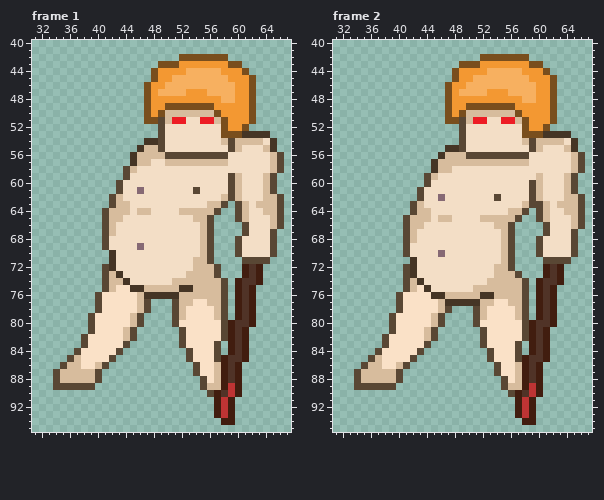
Two versions of one pixel-art file, Assets/Tale and Ale Resources/Monsters/Children/Big Boyo.aseprite. Above is the file before it was changed.
96x96 pixels, 5 frames. Shown: frame 1: x 31..67, y 40..95; frame 2: x 31..67, y 40..95. The commit also changed other frames, which this record leaves out.
And afterwards:
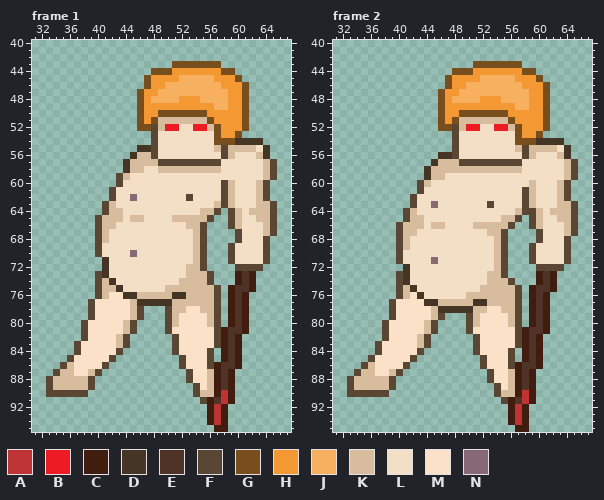
Palette (. is transparent): A #be3434  B #ed1c24  C #411d0f  D #453525  E #503327  F #594734  G #794e1d  H #f39832  J #f7b060  K #d7bc9d  L #f3dec6  M #fae1c7  N #866974
From old to new:
Frame 1, layers "Head", "Arm", "Big Boyo":
y 42: x 52..58 GGGGGGG -> .......
y 43: x 49..50 GG -> ..; x 52..60 HHHHHHHGG -> GGGGGG...
y 44: x 49..50 HH -> GG; x 53..61 JJJJJHHHG -> HHHHHGG..
y 45: x 47..48 .G -> GH; x 51 J -> H; x 57..58 JJ -> HH; x 60..62 HHG -> G..
y 46: x 58..59 JJ -> HH; x 61..62 HG -> G.
y 47: x 46..47 .G -> GH; x 53..55 HHH -> JJJ; x 59 J -> H; x 61..62 HG -> G.
y 48: x 46..51 .GHHHH -> GHJJJJ; x 55..57 HHH -> JJJ; x 59 J -> H; x 61..62 HG -> G.
y 49: x 46..47 .G -> GH; x 50..58 GGGGGGGHH -> HHHHHHHJJ; x 61..62 HG -> G.
y 50: x 46..47 .G -> GH; x 50..57 KKKKKKKG -> GGGGGGHH; x 61..62 HG -> G.
y 51: x 46..47 .G -> GH; x 49 F -> K; x 51..58 BBLLBBKG -> KKKKKGHH; x 61..62 HG -> G.
y 52: x 46..51 ...FLL -> GGFKBB; x 54..58 LLLLG -> BBKGH
y 53: x 48..49 .F -> FL; x 57..59 LGG -> GHH; x 61..64 DDDD -> ....
y 54: x 47..49 DDF -> .FL; x 57..65 LKFKKKKLD -> GGGDDDD..
y 55: x 47..49 KKF -> DFL; x 57..59 LLF -> KFK; x 61..62 LL -> KK; x 64..65 KD -> D.
y 56: x 48..57 KKFFFFFFFF -> FLLLLLLLLL; x 59 L -> K; x 63..66 LLKF -> KD..
y 57: x 44..45 .D -> DK; x 48..58 LLKKKKKKKKK -> KFFFFFFFFFL; x 64..66 LKF -> KF.
y 58: x 44 F -> D; x 46 L -> K; x 49..57 LLLLLLLLL -> KKKKKKKKK; x 64..66 LKF -> KF.
y 59: x 43..44 .F -> FK; x 59..60 FK -> LL
y 60: x 58..60 LFK -> FKL; x 63..65 LKF -> KF.
y 61: x 42..43 .F -> FL; x 46 N -> L; x 54 F -> L; x 58..60 LFK -> FKL; x 63..65 LKF -> KF.
y 62: x 43 K -> L; x 45 L -> N; x 53 L -> F; x 58..60 KFK -> FKL; x 63..66 LKKF -> KF..
y 63: x 41..44 .FKK -> FKLL; x 56 K -> L; x 59..61 .FK -> KLL; x 65..66 KF -> F.
y 64: x 44 K -> L; x 46..47 KK -> LL; x 52..54 KKK -> LLL; x 59..63 .FKLL -> FKLKK; x 65..66 KF -> F.
y 65: x 40..41 .F -> FK; x 45..46 LL -> KK; x 51..53 LLL -> KKK; x 59..61 .FK -> FKL; x 63..66 LLKF -> KKF.
y 66: x 40..41 .F -> FK; x 53..56 LLKF -> KKF.; x 59..61 ..F -> FKL; x 64..66 LKF -> KF.
y 67: x 40..42 .FK -> FKL; x 54..56 LKF -> KF.; x 60..61 .F -> FL; x 64 L -> K
y 68: x 40..41 .F -> FK; x 54..56 LKF -> KF.; x 64..65 LF -> F.
y 69: x 40..41 .F -> FL; x 46 N -> L; x 54..56 LKF -> KF.; x 59..60 .F -> FL; x 64..65 LF -> F.
y 70: x 40..42 ..D -> FLL; x 45 L -> N; x 54..56 LKF -> KF.; x 59..60 .F -> FL; x 64..65 LF -> F.
y 71: x 41..42 .D -> DL; x 55..56 KF -> F.; x 59..63 ..FFF -> FLLLL
y 72: x 41..42 FD -> DL; x 53 L -> K; x 55..57 KKF -> F..; x 60..63 .CEC -> FFFF
y 73: x 40..43 .FKD -> FDLL; x 56..57 KF -> F.; x 60..63 .CEC -> CEC.
y 74: x 40..44 .FKKD -> FKDLL; x 51 K -> L; x 56..58 KKF -> F..; x 62..63 EC -> C.
y 75: x 40..41 .F -> FK; x 43..49 MMDDKKK -> DLLLLLL; x 52..53 DD -> KK; x 57..60 KF.C -> F.CE
y 76: x 41 M -> K; x 44..45 MM -> DD; x 47..50 DDDD -> KKKK; x 52 K -> D; x 57..62 KF.CEC -> F.CEC.
y 77: x 39..40 .F -> FM; x 45..51 MKF...F -> KDDDDDK; x 54..55 MM -> KK; x 57..62 KF.CEC -> F.CEC.
y 78: x 39..40 .F -> FM; x 45..47 MKF -> KF.; x 50..51 .F -> FK; x 55..62 MMKF.CEC -> KKF.CEC.
y 79: x 50..52 .FK -> FKM; x 56..62 MKF.CEC -> KF.CEC.
y 80: x 38..39 .F -> FM; x 44..46 MKF -> KF.; x 50..51 .F -> FK; x 56..58 MMF -> KF.; x 61..62 EC -> C.
y 81: x 38..39 .F -> FM; x 50..52 ..F -> FMM; x 57..59 MFC -> FCE
y 82: x 43..45 MKF -> KF.; x 51..52 .F -> FM; x 57..61 MFCEC -> FCEC.
y 83: x 37..38 .F -> FM; x 43 M -> K; x 51..52 .F -> FM; x 58..61 .CEC -> CEC.
y 84: x 51..53 ..F -> FMM; x 56..61 MF.CEC -> F.CEC.
y 85: x 37 K -> M; x 52..53 .F -> FM; x 56..57 MF -> F.; x 60..61 EC -> C.
y 86: x 37 K -> M; x 40 K -> M; x 52..54 ..F -> FMM; x 56..58 MKC -> FCE
y 87: x 37..38 KK -> MM; x 53..54 .F -> FM; x 56..60 MKCEC -> KCEC.
y 88: x 33..34 .F -> FK; x 39..40 KF -> F.; x 53..60 ..FMKCEC -> FMMKCEC.
y 89: x 33..38 .FFFFF -> FKKKKK; x 54..55 .F -> FM; x 57..60 KCAC -> CEC.
y 90: x 33..38 ...... -> FFFFFF; x 54..56 ..F -> FKK; x 58..60 EAC -> AC.
y 91: x 55..57 ..C -> FCE
y 92..93: x 56..59 .CAC -> CAC.
y 94: x 56..57 .. -> CA; x 59 C -> .
y 95: x 57..58 .. -> CC
Frame 2, layers "Head", "Arm", "Big Boyo":
y 42: x 52..58 GGGGGGG -> .......
y 43: x 49..50 GG -> ..; x 52..60 HHHHHHHGG -> GGGGGG...
y 44: x 49..50 HH -> GG; x 53..61 JJJJJHHHG -> HHHHHGG..
y 45: x 47..48 .G -> GH; x 51 J -> H; x 57..58 JJ -> HH; x 60..62 HHG -> G..
y 46: x 58..59 JJ -> HH; x 61..62 HG -> G.
y 47: x 46..47 .G -> GH; x 53..55 HHH -> JJJ; x 59 J -> H; x 61..62 HG -> G.
y 48: x 46..51 .GHHHH -> GHJJJJ; x 55..57 HHH -> JJJ; x 59 J -> H; x 61..62 HG -> G.
y 49: x 46..47 .G -> GH; x 50..58 GGGGGGGHH -> HHHHHHHJJ; x 61..62 HG -> G.
y 50: x 46..47 .G -> GH; x 50..57 KKKKKKKG -> GGGGGGHH; x 61..62 HG -> G.
y 51: x 46..47 .G -> GH; x 49 F -> K; x 51..58 BBLLBBKG -> KKKKKGHH; x 61..62 HG -> G.
y 52: x 46..51 ...FLL -> GGFKBB; x 54..58 LLLLG -> BBKGH
y 53: x 48..49 .F -> FL; x 57..59 LGG -> GHH; x 61..64 DDDD -> ....
y 54: x 48..49 .F -> FL; x 57..65 LKFKKKKLD -> GGGDDDD..
y 55: x 47..49 DDF -> .FL; x 57..59 LLF -> KFK; x 61..62 LL -> KK; x 64..65 KD -> D.
y 56: x 47..57 KKKFFFFFFFF -> DFLLLLLLLLL; x 59 L -> K; x 63..66 LLKF -> KD..
y 57: x 49..58 KKKKKKKKKK -> FFFFFFFFFL; x 64..66 LKF -> KF.
y 58: x 44..45 .D -> DK; x 48..57 LLLLLLLLLL -> KKKKKKKKKK; x 64..66 LKF -> KF.
y 59: x 44 F -> D; x 46 L -> K; x 60 K -> L
y 60: x 43..44 .F -> FK; x 59..60 FK -> KL; x 63..65 LKF -> KF.
y 61: x 58..60 LFK -> FKL; x 63..65 LKF -> KF.
y 62: x 42..43 .F -> FL; x 46 N -> L; x 54 F -> L; x 58..60 LFK -> FKL; x 63..66 LKKF -> KF..
y 63: x 43 K -> L; x 45 L -> N; x 53 L -> F; x 58..61 KFFK -> FKLL; x 65..66 KF -> F.
y 64: x 41..44 .FKK -> FKLL; x 56 K -> L; x 59..63 .FKLL -> FKLKK; x 65..66 KF -> F.
y 65: x 44 K -> L; x 46..47 KK -> LL; x 52..54 KKK -> LLL; x 59..61 .FK -> FKL; x 63..66 LLKF -> KKF.
y 66: x 40..41 .F -> FK; x 45..46 LL -> KK; x 51..53 LLL -> KKK; x 59..61 ..F -> FKL; x 64..66 LKF -> KF.
y 67: x 40..41 .F -> FK; x 53..56 LLKF -> KKF.; x 60..61 .F -> FL; x 64 L -> K
y 68: x 40..42 .FK -> FKL; x 54..56 LKF -> KF.; x 64..65 LF -> F.
y 69: x 40..41 .F -> FK; x 54..56 LKF -> KF.; x 59..60 .F -> FL; x 64..65 LF -> F.
y 70: x 40..41 .F -> FL; x 46 N -> L; x 54..56 LKF -> KF.; x 59..60 .F -> FL; x 64..65 LF -> F.
y 71: x 40..42 ..D -> FLL; x 45 L -> N; x 54..56 LKF -> KF.; x 59..63 ..FFF -> FLLLL
y 72: x 41..42 FD -> DL; x 55..56 KF -> F.; x 60..63 .CEC -> FFFF
y 73: x 40..42 .FD -> FDL; x 53 L -> K; x 55..57 KKF -> F..; x 60..63 .CEC -> CEC.
y 74: x 40..43 .FKD -> FDLL; x 56..58 KKF -> F..; x 62..63 EC -> C.
y 75: x 40..44 .FKMD -> FKDLL; x 51 K -> L; x 57..60 KF.C -> F.CE
y 76: x 41 M -> K; x 43..49 MMDDKKK -> DLLLLLL; x 52..53 DD -> KK; x 57..62 KF.CEC -> F.CEC.
y 77: x 39..40 .F -> FM; x 44..45 MM -> DD; x 47..50 DDDD -> KKKK; x 52 K -> D; x 54..55 MM -> KK; x 57..62 KF.CEC -> F.CEC.
y 78: x 39..40 .F -> FM; x 45..51 MKF...F -> KDDDDDK; x 55..62 MMKF.CEC -> KKF.CEC.
y 79: x 50..52 .FK -> FKM; x 56..62 MKF.CEC -> KF.CEC.
y 80: x 38..39 .F -> FM; x 44..46 MKF -> KF.; x 50..51 .F -> FK; x 56..58 MMF -> KF.; x 61..62 EC -> C.
y 81: x 38..39 .F -> FM; x 50..52 ..F -> FMM; x 57..59 MFC -> FCE
y 82: x 43..45 MKF -> KF.; x 51..52 .F -> FM; x 57..61 MFCEC -> FCEC.
y 83: x 37..38 .F -> FM; x 43 M -> K; x 51..52 .F -> FM; x 58..61 .CEC -> CEC.
y 84: x 51..53 ..F -> FMM; x 56..61 MF.CEC -> F.CEC.
y 85: x 37 K -> M; x 52..53 .F -> FM; x 56..57 MF -> F.; x 60..61 EC -> C.
y 86: x 37 K -> M; x 40 K -> M; x 52..54 ..F -> FMM; x 56..58 MKC -> FCE
y 87: x 37..38 KK -> MM; x 53..54 .F -> FM; x 56..60 MKCEC -> KCEC.
y 88: x 33..34 .F -> FK; x 39..40 KF -> F.; x 53..60 ..FMKCEC -> FMMKCEC.
y 89: x 33..38 .FFFFF -> FKKKKK; x 54..55 .F -> FM; x 57..60 KCAC -> CEC.
y 90: x 33..38 ...... -> FFFFFF; x 54..56 ..F -> FKK; x 58..60 EAC -> AC.
y 91: x 55..57 ..C -> FCE
y 92..93: x 56..59 .CAC -> CAC.
y 94: x 56..57 .. -> CA; x 59 C -> .
y 95: x 57..58 .. -> CC
Changed places in both pictures, as pixel boxes (x1, y1, x2, y2):
changed: (46, 54, 284, 432)
changed: (347, 54, 585, 432)
